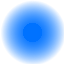
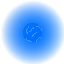
Before/after of a 64 x 64 layered artwork. What changed in the layer stack:
added layer "LightningEffects" above "Glow" over [26, 26, 42, 42]
